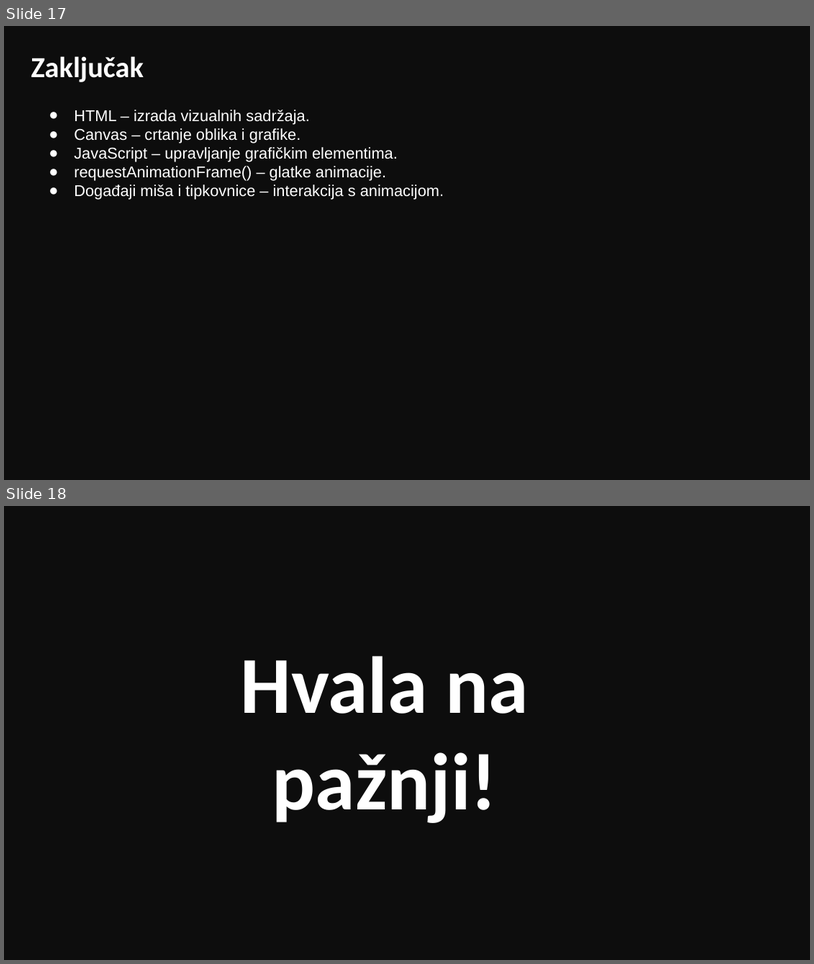
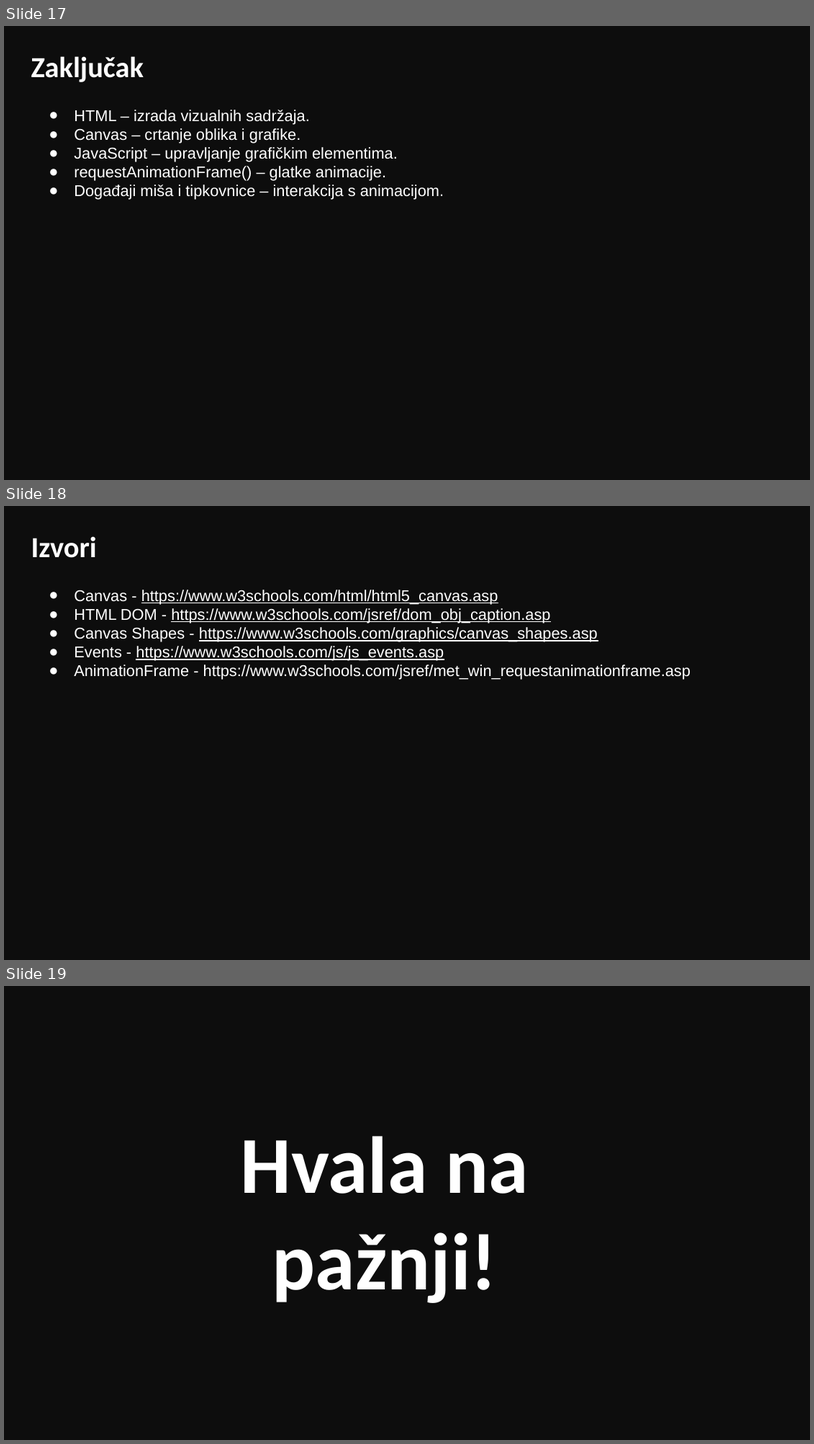
Before and after one commit to GitKrulj/Animacije-i-HTML-grafika-na-web-stranici, a slide deck: Prezentacija/Animacije i HTML grafika na web stranici.pptx. Shown one above the other, each under a label of ours: slides 17 and 18 before the commit, slides 17, 18 and 19 after it. The pictures are 814x964 and 814x1444 pixels, drawn with LibreOffice and Linux fonts; fonts in the diff are those of the drawing; background and template pictures are left out. Boxes give left, top, right and bottom in pixels: in the first picture for what was removed or moved away, otherwise in the second. Text is boxed around its words. In the diff, an @@ line names an element or a change of style, - is before the commit and + after.

```diff
--- a/Prezentacija/Animacije i HTML grafika na web stranici.pptx
+++ b/Prezentacija/Animacije i HTML grafika na web stranici.pptx
@@ slide 18 added at (x1=4, y1=506, x2=810, y2=960), background #0D0D0D @@
@@ title added at (x1=31, y1=536, x2=97, y2=558), 26 pt, text #FFFFFF, bold @@
+Izvori
@@ text added at (x1=74, y1=590, x2=691, y2=680), 14 pt, text #FFFFFF, underline @@
+● Canvas - https://www.w3schools.com/html/html5_canvas.asp
+● HTML DOM - https://www.w3schools.com/jsref/dom_obj_caption.asp
+● Canvas Shapes - https://www.w3schools.com/graphics/canvas_shapes.asp
+● Events - https://www.w3schools.com/js/js_events.asp
+● AnimationFrame - https://www.w3schools.com/jsref/met_win_requestanimationframe.asp
@@ what was slide 18 is now slide 19 @@
```
